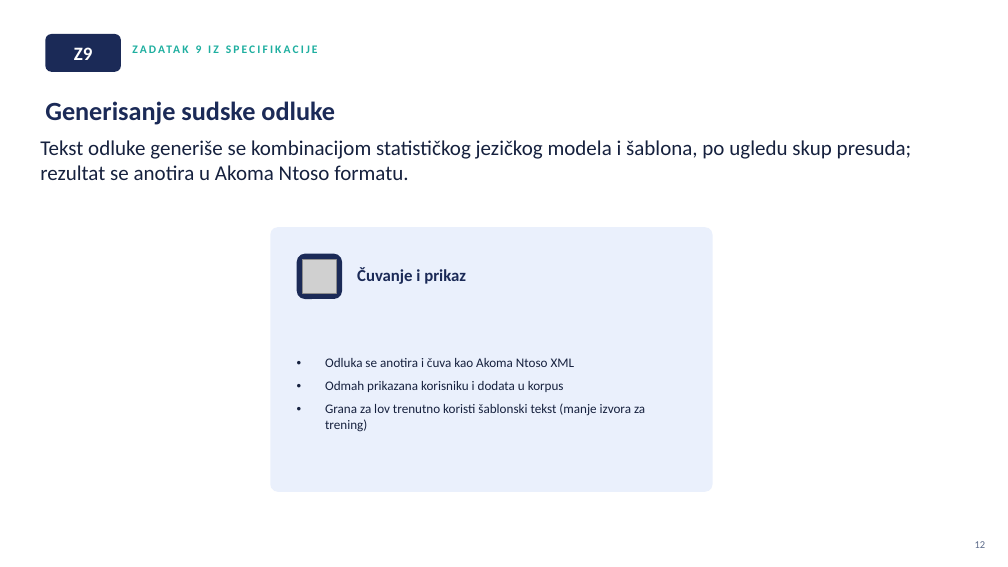
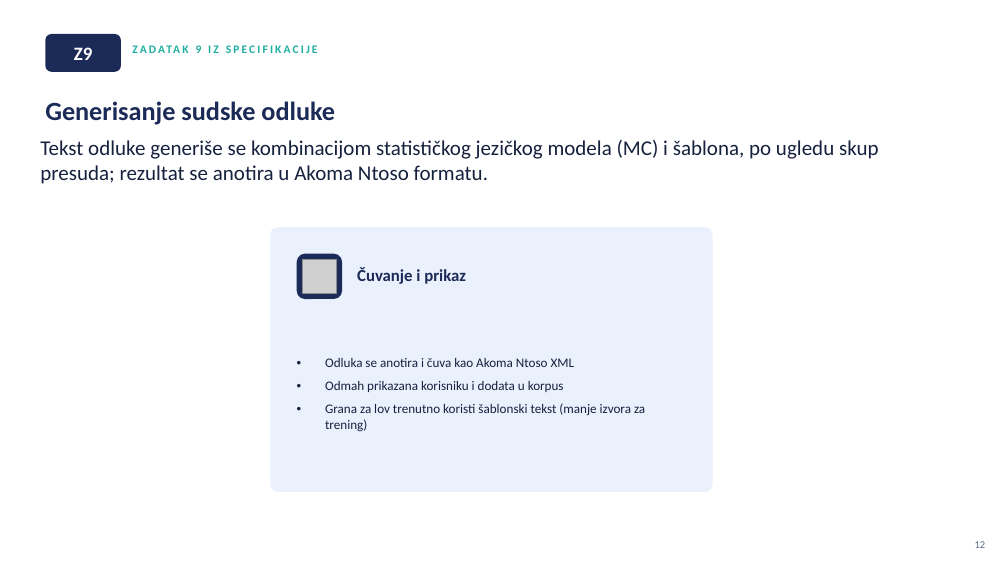
Before and after one commit to acaynwa/PravnaInformatika, a slide deck: slide 26 of prezentacija/Prezentacija.pptx (slide 24 before the commit). Drawn at 1008x567 pixels with LibreOffice and Linux fonts; fonts in the diff are those of the drawing; grey boxes stand for pictures. Boxes give left, top, right and bottom in pixels: in the first picture for what was removed or moved away, otherwise in the second. Text is boxed around its words. In the diff, an @@ line names an element or a change of style, - is before the commit and + after.

```diff
--- a/prezentacija/Prezentacija.pptx
+++ b/prezentacija/Prezentacija.pptx
@@ text at (40,140,879,184): text changed @@
-Tekst odluke generiše se kombinacijom statističkog jezičkog modela i šablona, po ugledu skup presuda; rezultat se anotira u Akoma Ntoso formatu.
+Tekst odluke generiše se kombinacijom statističkog jezičkog modela (MC) i šablona, po ugledu skup presuda; rezultat se anotira u Akoma Ntoso formatu.
```
Also in this commit, not shown: 2 other slides changed, 2 slides added.
